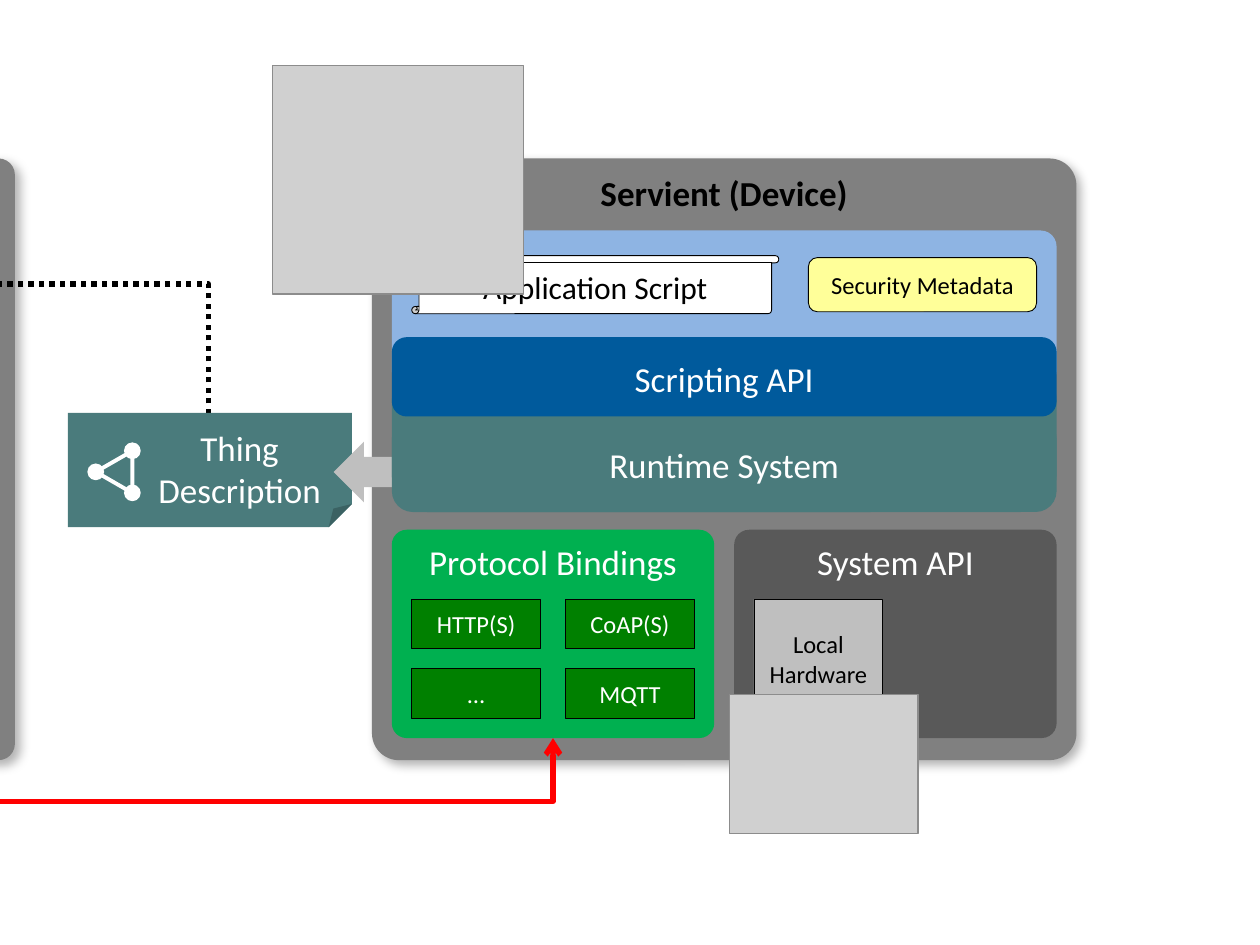
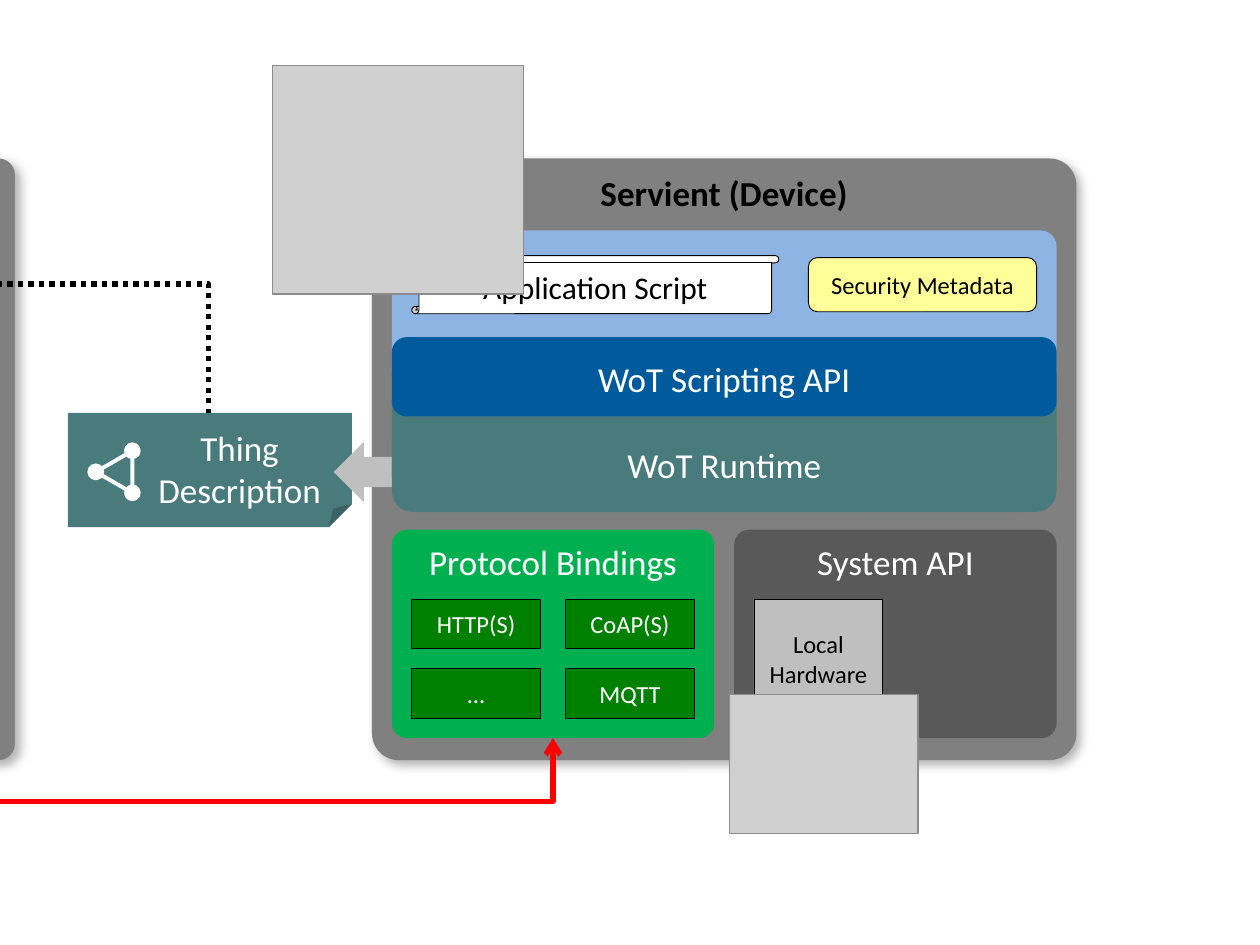
Before and after one commit to w3c/wot-architecture, a slide deck: slide 8 of images/wot-architecture-figures.pptx. Drawn at 1260x945 pixels with LibreOffice and Linux fonts; fonts in the diff are those of the drawing; grey boxes stand for pictures. Boxes give left, top, right and bottom in pixels: in the first picture for what was removed or moved away, otherwise in the second. Text is boxed around its words. In the diff, an @@ line names an element or a change of style, - is before the commit and + after.

Commit message:
WoT Runtime terminology

```diff
--- a/images/wot-architecture-figures.pptx
+++ b/images/wot-architecture-figures.pptx
@@ text in rounded rectangle at (x1=598, y1=368, x2=850, y2=398): text changed @@
-Scripting API
+WoT Scripting API
@@ text in rounded rectangle at (x1=627, y1=454, x2=821, y2=478): text changed @@
-Runtime System
+WoT Runtime
```
Also in this commit, not shown: 11 other slides changed, 12 other files.
